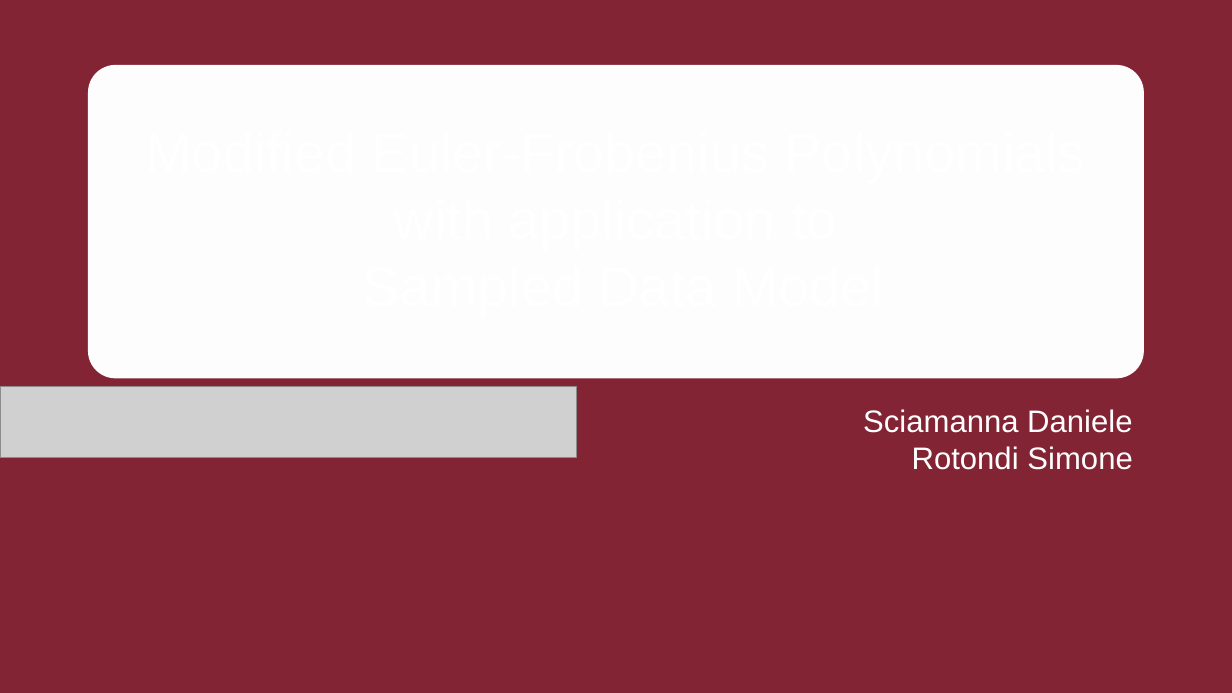
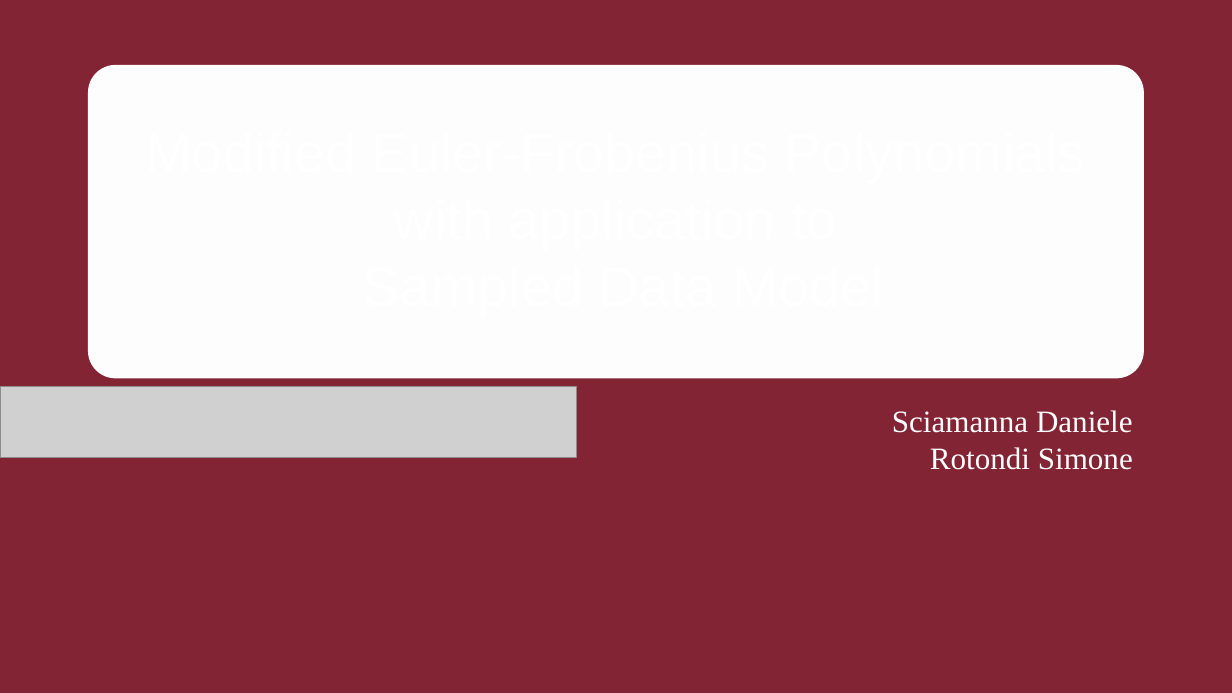
Before and after one commit to spbisc97/DigitalFreaks, a slide deck: slide 1 of DigitalPresentation.odp. Drawn at 1232x693 pixels with LibreOffice and Linux fonts; fonts in the diff are those of the drawing; grey boxes stand for pictures. Boxes give left, top, right and bottom in pixels: in the first picture for what was removed or moved away, otherwise in the second. Text is boxed around its words. In the diff, an @@ line names an element or a change of style, - is before the commit and + after.

```diff
--- a/DigitalPresentation.odp
+++ b/DigitalPresentation.odp
@@ text "Sciamanna Daniele" at (x1=892, y1=410, x2=1133, y2=470): font Arial to Times New Roman @@
```
Also in this commit, not shown: 13 other slides changed, 17 slides added, 4 other files.
